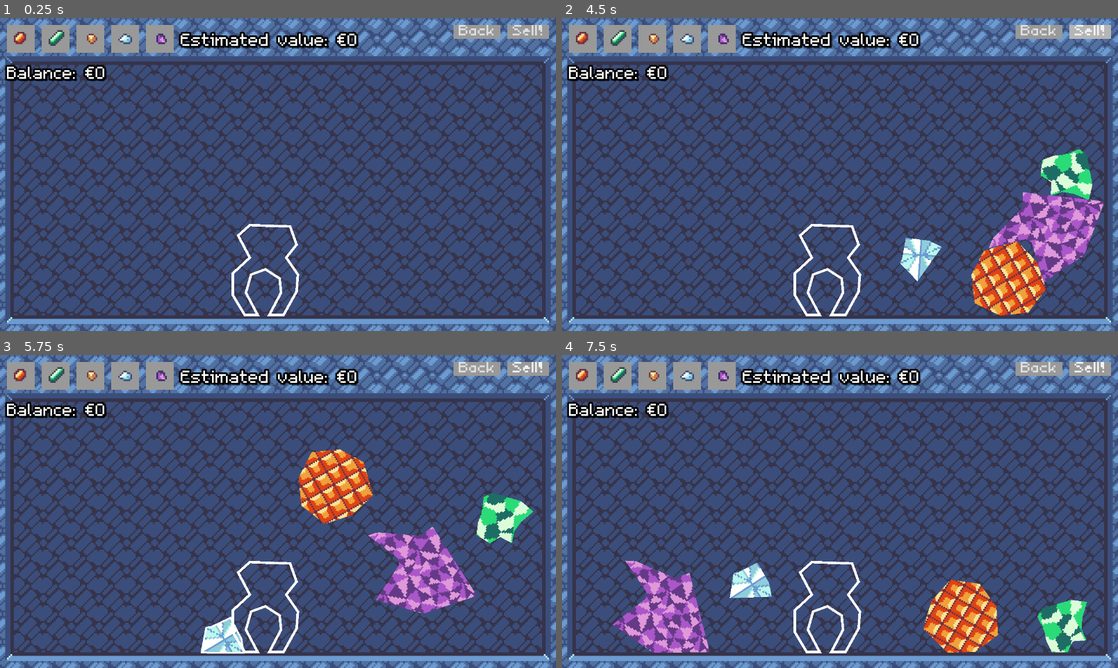
Above: before the commit, frames 1-4 (two rows, left to right).
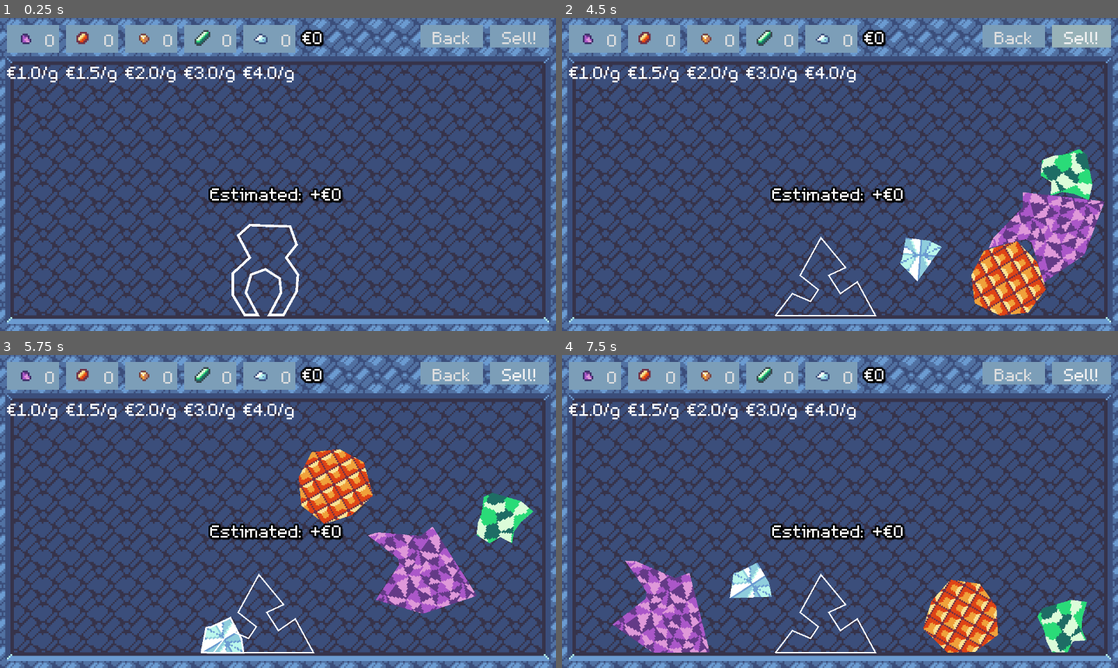
Above: after the commit, the same moments.

Repository: Ninesliced/ludumdare-57
Game: Godot game, scene res://scenes/cooking/cooking_interface.tscn
Same seed, same stepped clock (60 frames per second), same inputs: the game is played once before the commit and once after it. This scene is started directly instead of the project's main scene. The engine's default icon, where the game draws it, is replaced by a stand-in: a white triangle on a blue panel in a dark square.
Inputs (mouse positions are in pixels of both pictures, inside the frame that each line leads up to; where the layout moved, square brackets give the same spot in the first picture):
- Up to frame 1 (0.25 s): no input
- Up to frame 2 (4.5 s): click (656, 39) [584, 39] at 0.5 s; click (595, 39) [723, 39] at 1.25 s; click (773, 39) [617, 39] at 2 s; click (712, 39) [650, 39] at 2.75 s; click (828, 39) [684, 39] at 3.5 s; click "Sell!" at 4.25 s
- Up to frame 3 (5.75 s): drag from (444, 617) to (333, 442) at 5.02 s
- Up to frame 4 (7.5 s): drag from (984, 583) to (812, 574) at 5.77 s; move the mouse to (1062, 624) at 6.52 s; hold A (left) 6.53-7.25 s; hold Right mouse button (right_click) 6.53-7.25 s; click (1062, 624) at 6.67 s; drag from (784, 639) to (673, 464) at 7.27 s

The runs differ from the first frame. In frame 1, 8.8% of the frame differs, in the area x 0-99%, y 2-60%; in frame 2, 9.7%, in the area x 0-99%, y 2-96%; in frame 3, 9.6%; in frame 4, 9.7%.

Commit message:
Random shape after selling

Diff:
--- a/assets/theme.tres
+++ b/assets/theme.tres
@@ -1,6 +1,6 @@
-[gd_resource type="Theme" load_steps=7 format=3 uid="uid://dwpcpa2uaps5o"]
+[gd_resource type="Theme" load_steps=8 format=3 uid="uid://dwpcpa2uaps5o"]
 
-[ext_resource type="FontFile" uid="uid://mfhr8m3o8pcp" path="res://assets/fonts/Varnished.ttf" id="1_5x3i2"]
+[ext_resource type="FontFile" uid="uid://cjejukuqaeamy" path="res://assets/fonts/pixel.ttf" id="1_5x3i2"]
 
 [sub_resource type="StyleBoxFlat" id="StyleBoxFlat_5x3i2"]
 bg_color = Color(0.6, 0.6, 0.6, 0.603922)
@@ -8,18 +8,39 @@
 [sub_resource type="StyleBoxEmpty" id="StyleBoxEmpty_wl1kw"]
 
 [sub_resource type="StyleBoxFlat" id="StyleBoxFlat_lu33j"]
-bg_color = Color(0.71, 0.71, 0.71, 1)
+content_margin_left = 2.0
+content_margin_top = 0.0
+content_margin_right = 2.0
+content_margin_bottom = 0.0
+bg_color = Color(0.5976, 0.6996, 0.72, 1)
 
 [sub_resource type="StyleBoxFlat" id="StyleBoxFlat_wycmq"]
+content_margin_left = 2.0
+content_margin_top = 0.0
+content_margin_right = 2.0
+content_margin_bottom = 0.0
+bg_color = Color(0.486099, 0.619521, 0.720273, 1)
 
 [sub_resource type="StyleBoxFlat" id="StyleBoxFlat_x2pqw"]
-bg_color = Color(0.37, 0.37, 0.37, 1)
+content_margin_left = 2.0
+content_margin_top = 0.0
+content_margin_right = 2.0
+content_margin_bottom = 0.0
+bg_color = Color(0.3132, 0.4266, 0.54, 1)
+
+[sub_resource type="StyleBoxFlat" id="StyleBoxFlat_wl1kw"]
+content_margin_left = 4.0
+content_margin_top = 2.0
+content_margin_right = 2.0
+content_margin_bottom = 0.0
+bg_color = Color(0.1925, 0.418917, 0.55, 1)
 
 [resource]
 default_font = ExtResource("1_5x3i2")
-default_font_size = 8
+default_font_size = 16
 Button/styles/disabled = SubResource("StyleBoxFlat_5x3i2")
 Button/styles/focus = SubResource("StyleBoxEmpty_wl1kw")
 Button/styles/hover = SubResource("StyleBoxFlat_lu33j")
 Button/styles/normal = SubResource("StyleBoxFlat_wycmq")
 Button/styles/pressed = SubResource("StyleBoxFlat_x2pqw")
+TooltipPanel/styles/panel = SubResource("StyleBoxFlat_wl1kw")
--- a/scenes/cooking/cooking_interface.gd
+++ b/scenes/cooking/cooking_interface.gd
@@ -11,6 +11,30 @@
 @onready var knife_preview: Line2D = $KnifePreview
 @onready var plus_preview: Polygon2D = $PlusPreview
 @onready var minus_preview: Polygon2D = $MinusPreview
+
+var mineral_values = {
+	Inventory.Minerals.RUBY: 1.5,
+	Inventory.Minerals.EMERALD: 3.0,
+	Inventory.Minerals.TOPAZ: 2.0,
+	Inventory.Minerals.DIAMOND: 4.0,
+	Inventory.Minerals.AMETHYST: 1.0
+}
+
+@onready var mineral_buttons = {
+	Inventory.Minerals.RUBY: %AddRuby,
+	Inventory.Minerals.EMERALD: %AddEmerald,
+	Inventory.Minerals.TOPAZ: %AddTopaz,
+	Inventory.Minerals.DIAMOND: %AddDiamond,
+	Inventory.Minerals.AMETHYST: %AddAmethyst,
+}
+
+@onready var mineral_tooltips = {
+	Inventory.Minerals.RUBY: %AddRubyTooltip,
+	Inventory.Minerals.EMERALD: %AddEmeraldTooltip,
+	Inventory.Minerals.TOPAZ: %AddTopazTooltip,
+	Inventory.Minerals.DIAMOND: %AddDiamondTooltip,
+	Inventory.Minerals.AMETHYST: %AddAmethystTooltip,
+}
 
 var ingredient_prefab: PackedScene = preload("res://scenes/cooking/ingredient.tscn")
 
@@ -46,8 +70,7 @@
 	knife_preview.points = PackedVector2Array([Vector2.ZERO, Vector2.ZERO])
 
 	_load_ref_shapes()
-	_set_ref_shape(rng.randi_range(0, ref_shapes.size()-1))
-
+	set_random_ref_shape()
 
 func _connect_ingredient(ingredient: Ingredient):
 	ingredient.start_drag.connect(_on_ingredient_start_drag)
@@ -93,8 +116,7 @@
 		var mouse_pos = get_global_mouse_position()
 		knife_preview.points[1] = mouse_pos
 
-	%ScoreLabel.text = "Estimated value: €" + str(int(score))
-	%MoneyLabel.text = "Balance: €" + str(int(Global.money))
+	_update_ui()
 
 
 func _physics_process(delta):
@@ -121,15 +143,24 @@
 		ref_shapes.append(shape)
 
 func _set_ref_shape(shape_index):
-	ref_shape = ref_shapes[shape_index]
+	if ref_shape:
+		ref_shape.queue_free()
+
+	ref_shape = ref_shapes[shape_index].duplicate()
+
 	ref_shape.global_position.x = $RefShapeLoc.position.x
 	ref_shape.global_position.y = $RefShapeLoc.global_position.y + ref_shape.position.y
+	ref_shape.hide()
 
 	add_child(ref_shape)
 
-	ref_shape.hide()
 	ref_line.global_transform = ref_shape.global_transform
 	ref_line.points = ref_shape.polygon
+
+func set_random_ref_shape():
+	_set_ref_shape(rng.randi_range(0, ref_shapes.size()-1))
+
+
 
 func _calculate_shape_score():
 	highlighted_ingredients = []
@@ -152,8 +183,8 @@
 
 		var diff = Geometry2D.clip_polygons(ing_shape_translated, ref_shape_translated)
 
-		sum += Global.area_of_polygons(inter)
-		sum -= Global.area_of_polygons(diff)
+		sum += Global.area_of_polygons(inter) * mineral_values[ing.mineral_type]
+		sum -= Global.area_of_polygons(diff) * mineral_values[ing.mineral_type]
 
 		highlighted_ingredients.append(ing)
 		ing.set_outline(true)
@@ -167,7 +198,10 @@
 	_connect_ingredient(ingredient)
 
 
-func add_ingredient(mineral_type: Ingredient.MineralType):
+func add_ingredient(mineral_type: Inventory.Minerals):
+	# if Global.inventory.get_mineral(mineral_type) <= 0:
+	# 	return
+
 	var ingredient: Ingredient = ingredient_prefab.instantiate()
 	ingredient.global_transform.origin = $IngredientSpawnLoc.global_position
 
@@ -182,18 +216,30 @@
 	for ing in highlighted_ingredients:
 		ing.queue_free()
 
+	set_random_ref_shape()
+
 
 func _on_add_ruby_pressed():
-	add_ingredient(Ingredient.MineralType.RUBY)
+	add_ingredient(Inventory.Minerals.RUBY)
 
 func _on_add_emerald_pressed():
-	add_ingredient(Ingredient.MineralType.EMERALD)
+	add_ingredient(Inventory.Minerals.EMERALD)
 
 func _on_add_topaz_pressed():
-	add_ingredient(Ingredient.MineralType.TOPAZ)
+	add_ingredient(Inventory.Minerals.TOPAZ)
 
 func _on_add_diamond_pressed():
-	add_ingredient(Ingredient.MineralType.DIAMOND)
+	add_ingredient(Inventory.Minerals.DIAMOND)
 
 func _on_add_amethyst_pressed():
-	add_ingredient(Ingredient.MineralType.AMETHYST)
+	add_ingredient(Inventory.Minerals.AMETHYST)
+
+
+func _update_ui():
+	for mineral in Inventory.Minerals.values():
+		mineral_buttons[mineral].text = str(Global.inventory.get_mineral(mineral))
+		mineral_buttons[mineral].tooltip_text = "{0}".format([str(Inventory.Minerals.keys()[mineral])])
+		mineral_tooltips[mineral].text = "€{0}/g".format([mineral_values[mineral]])
+
+	%ScoreLabel.text = "Estimated: +€" + str(int(score))
+	%MoneyLabel.text = "€" + str(int(Global.money))
--- a/scenes/cooking/cooking_interface.tscn
+++ b/scenes/cooking/cooking_interface.tscn
@@ -83,6 +83,16 @@
 z_index = 185
 color = Color(0.62, 0, 0, 0.54902)
 
+[node name="ScoreLabel" type="Label" parent="."]
+unique_name_in_owner = true
+offset_left = 3.0
+offset_top = 94.0
+offset_right = 315.0
+offset_bottom = 107.0
+label_settings = SubResource("LabelSettings_h8q77")
+horizontal_alignment = 1
+vertical_alignment = 1
+
 [node name="CanvasLayer" type="CanvasLayer" parent="."]
 
 [node name="MarginContainer" type="MarginContainer" parent="CanvasLayer"]
@@ -102,44 +112,85 @@
 layout_mode = 2
 size_flags_vertical = 0
 
-[node name="AddRuby" type="Button" parent="CanvasLayer/MarginContainer/VBoxContainer3/VBoxContainer"]
-layout_mode = 2
-theme = ExtResource("3_vpk3n")
+[node name="VBoxContainer5" type="VBoxContainer" parent="CanvasLayer/MarginContainer/VBoxContainer3/VBoxContainer"]
+layout_mode = 2
+
+[node name="AddAmethyst" type="Button" parent="CanvasLayer/MarginContainer/VBoxContainer3/VBoxContainer/VBoxContainer5"]
+unique_name_in_owner = true
+layout_mode = 2
+theme = ExtResource("3_vpk3n")
+icon = ExtResource("8_uoswy")
+
+[node name="AddAmethystTooltip" type="Label" parent="CanvasLayer/MarginContainer/VBoxContainer3/VBoxContainer/VBoxContainer5"]
+unique_name_in_owner = true
+layout_mode = 2
+text = "€1/g"
+
+[node name="VBoxContainer" type="VBoxContainer" parent="CanvasLayer/MarginContainer/VBoxContainer3/VBoxContainer"]
+layout_mode = 2
+
+[node name="AddRuby" type="Button" parent="CanvasLayer/MarginContainer/VBoxContainer3/VBoxContainer/VBoxContainer"]
+unique_name_in_owner = true
+layout_mode = 2
+theme = ExtResource("3_vpk3n")
+text = "0"
 icon = ExtResource("4_e78jm")
 
-[node name="AddEmerald" type="Button" parent="CanvasLayer/MarginContainer/VBoxContainer3/VBoxContainer"]
+[node name="AddRubyTooltip" type="Label" parent="CanvasLayer/MarginContainer/VBoxContainer3/VBoxContainer/VBoxContainer"]
+unique_name_in_owner = true
+layout_mode = 2
+text = "€1/g"
+
+[node name="VBoxContainer3" type="VBoxContainer" parent="CanvasLayer/MarginContainer/VBoxContainer3/VBoxContainer"]
+layout_mode = 2
+
+[node name="AddTopaz" type="Button" parent="CanvasLayer/MarginContainer/VBoxContainer3/VBoxContainer/VBoxContainer3"]
+unique_name_in_owner = true
+layout_mode = 2
+theme = ExtResource("3_vpk3n")
+icon = ExtResource("6_0544a")
+
+[node name="AddTopazTooltip" type="Label" parent="CanvasLayer/MarginContainer/VBoxContainer3/VBoxContainer/VBoxContainer3"]
+unique_name_in_owner = true
+layout_mode = 2
+text = "€1/g"
+
+[node name="VBoxContainer2" type="VBoxContainer" parent="CanvasLayer/MarginContainer/VBoxContainer3/VBoxContainer"]
+layout_mode = 2
+
+[node name="AddEmerald" type="Button" parent="CanvasLayer/MarginContainer/VBoxContainer3/VBoxContainer/VBoxContainer2"]
+unique_name_in_owner = true
 layout_mode = 2
 theme = ExtResource("3_vpk3n")
 icon = ExtResource("5_h8q77")
 
-[node name="AddTopaz" type="Button" parent="CanvasLayer/MarginContainer/VBoxContainer3/VBoxContainer"]
-layout_mode = 2
-theme = ExtResource("3_vpk3n")
-icon = ExtResource("6_0544a")
-
-[node name="AddDiamond" type="Button" parent="CanvasLayer/MarginContainer/VBoxContainer3/VBoxContainer"]
+[node name="AddEmeraldTooltip" type="Label" parent="CanvasLayer/MarginContainer/VBoxContainer3/VBoxContainer/VBoxContainer2"]
+unique_name_in_owner = true
+layout_mode = 2
+text = "€1/g"
+
+[node name="VBoxContainer4" type="VBoxContainer" parent="CanvasLayer/MarginContainer/VBoxContainer3/VBoxContainer"]
+layout_mode = 2
+
+[node name="AddDiamond" type="Button" parent="CanvasLayer/MarginContainer/VBoxContainer3/VBoxContainer/VBoxContainer4"]
+unique_name_in_owner = true
 layout_mode = 2
 theme = ExtResource("3_vpk3n")
 icon = ExtResource("7_461ev")
 
-[node name="AddAmethyst" type="Button" parent="CanvasLayer/MarginContainer/VBoxContainer3/VBoxContainer"]
-layout_mode = 2
-theme = ExtResource("3_vpk3n")
-icon = ExtResource("8_uoswy")
-
-[node name="ScoreLabel" type="Label" parent="CanvasLayer/MarginContainer/VBoxContainer3/VBoxContainer"]
-unique_name_in_owner = true
-layout_mode = 2
+[node name="AddDiamondTooltip" type="Label" parent="CanvasLayer/MarginContainer/VBoxContainer3/VBoxContainer/VBoxContainer4"]
+unique_name_in_owner = true
+layout_mode = 2
+text = "€1/g"
+
+[node name="MoneyLabel" type="Label" parent="CanvasLayer/MarginContainer/VBoxContainer3/VBoxContainer"]
+unique_name_in_owner = true
+layout_mode = 2
+size_flags_horizontal = 0
+size_flags_vertical = 0
 label_settings = SubResource("LabelSettings_h8q77")
 vertical_alignment = 1
 
-[node name="MoneyLabel" type="Label" parent="CanvasLayer/MarginContainer/VBoxContainer3"]
-unique_name_in_owner = true
-layout_mode = 2
-size_flags_horizontal = 0
-label_settings = SubResource("LabelSettings_h8q77")
-vertical_alignment = 1
-
 [node name="VBoxContainer2" type="HBoxContainer" parent="CanvasLayer/MarginContainer"]
 layout_mode = 2
 size_flags_horizontal = 8
@@ -157,9 +208,9 @@
 
 [connection signal="end_slicing" from="." to="." method="_on_end_slicing"]
 [connection signal="start_slicing" from="." to="." method="_on_start_slicing"]
-[connection signal="pressed" from="CanvasLayer/MarginContainer/VBoxContainer3/VBoxContainer/AddRuby" to="." method="_on_add_ruby_pressed"]
-[connection signal="pressed" from="CanvasLayer/MarginContainer/VBoxContainer3/VBoxContainer/AddEmerald" to="." method="_on_add_emerald_pressed"]
-[connection signal="pressed" from="CanvasLayer/MarginContainer/VBoxContainer3/VBoxContainer/AddTopaz" to="." method="_on_add_topaz_pressed"]
-[connection signal="pressed" from="CanvasLayer/MarginContainer/VBoxContainer3/VBoxContainer/AddDiamond" to="." method="_on_add_diamond_pressed"]
-[connection signal="pressed" from="CanvasLayer/MarginContainer/VBoxContainer3/VBoxContainer/AddAmethyst" to="." method="_on_add_amethyst_pressed"]
+[connection signal="pressed" from="CanvasLayer/MarginContainer/VBoxContainer3/VBoxContainer/VBoxContainer5/AddAmethyst" to="." method="_on_add_amethyst_pressed"]
+[connection signal="pressed" from="CanvasLayer/MarginContainer/VBoxContainer3/VBoxContainer/VBoxContainer/AddRuby" to="." method="_on_add_ruby_pressed"]
+[connection signal="pressed" from="CanvasLayer/MarginContainer/VBoxContainer3/VBoxContainer/VBoxContainer3/AddTopaz" to="." method="_on_add_topaz_pressed"]
+[connection signal="pressed" from="CanvasLayer/MarginContainer/VBoxContainer3/VBoxContainer/VBoxContainer2/AddEmerald" to="." method="_on_add_emerald_pressed"]
+[connection signal="pressed" from="CanvasLayer/MarginContainer/VBoxContainer3/VBoxContainer/VBoxContainer4/AddDiamond" to="." method="_on_add_diamond_pressed"]
 [connection signal="pressed" from="CanvasLayer/MarginContainer/VBoxContainer2/Sell" to="." method="_on_sell_pressed"]
--- a/scenes/cooking/ingredient.gd
+++ b/scenes/cooking/ingredient.gd
@@ -3,14 +3,6 @@
 
 signal start_drag(ingredient: Node2D)
 signal end_drag(ingredient: Node2D)
-
-enum MineralType {
-	RUBY,
-	EMERALD,
-	TOPAZ,
-	DIAMOND,
-	AMETHYST
-}
 
 @export var drag_spring_force := 30000
 @export var texture: Texture2D:
@@ -31,7 +23,7 @@
 @onready var collision_shape: CollisionPolygon2D = $CollisionPolygon2D
 @onready var outline: Line2D = $Outline
 
-var mineral_type: MineralType
+var mineral_type: Inventory.Minerals
 
 var dragged := false
 var drag_offset := Vector2.ZERO
@@ -159,53 +151,53 @@
 	queue_free()
 
 
-func set_mineral_type(_mineral_type: MineralType):
+func set_mineral_type(_mineral_type: Inventory.Minerals):
 	mineral_type = _mineral_type
 
-	if _mineral_type == MineralType.RUBY:
+	if _mineral_type == Inventory.Minerals.RUBY:
 		texture = texture_ruby
 
-	if _mineral_type == MineralType.EMERALD:
+	if _mineral_type == Inventory.Minerals.EMERALD:
 		texture = texture_emerald
 
-	if _mineral_type == MineralType.TOPAZ:
+	if _mineral_type == Inventory.Minerals.TOPAZ:
 		texture = texture_topaz
 
-	if _mineral_type == MineralType.DIAMOND:
+	if _mineral_type == Inventory.Minerals.DIAMOND:
 		texture = texture_diamond
 
-	if _mineral_type == MineralType.AMETHYST:
+	if _mineral_type == Inventory.Minerals.AMETHYST:
 		texture = texture_amethyst
 
 
-func generate_type(_mineral_type: MineralType):
+func generate_type(_mineral_type: Inventory.Minerals):
 	set_mineral_type(_mineral_type)
 
-	if _mineral_type == MineralType.RUBY:
+	if _mineral_type == Inventory.Minerals.RUBY:
 		min_angle_step = TAU/8 - 0.03
 		max_angle_step = TAU/8 - 0.01
 		min_radius = 20
 		max_radius = 24
 
-	if _mineral_type == MineralType.EMERALD:
+	if _mineral_type == Inventory.Minerals.EMERALD:
 		min_angle_step = TAU*0.05
 		max_angle_step = TAU*0.1
 		min_radius = 10
 		max_radius = 20
 
-	if _mineral_type == MineralType.TOPAZ:
+	if _mineral_type == Inventory.Minerals.TOPAZ:
 		min_angle_step = TAU/6-0.01
 		max_angle_step = TAU/6-0.01
 		min_radius = 15
 		max_radius = 17
 
-	if _mineral_type == MineralType.DIAMOND:
+	if _mineral_type == Inventory.Minerals.DIAMOND:
 		min_angle_step = TAU*0.02
 		max_angle_step = TAU*0.2
 		min_radius = 10
 		max_radius = 15
 
-	if _mineral_type == MineralType.AMETHYST:
+	if _mineral_type == Inventory.Minerals.AMETHYST:
 		min_angle_step = TAU*0.01
 		max_angle_step = TAU*0.2
 		min_radius = 10
--- a/scenes/entities/player/player.tscn
+++ b/scenes/entities/player/player.tscn
@@ -13,7 +13,6 @@
 [ext_resource type="Script" uid="uid://j8o233wa8k7s" path="res://scenes/entities/player/states/grounded.gd" id="7_ovg4i"]
 [ext_resource type="Script" uid="uid://bbtpx3uely5l6" path="res://scenes/entities/player/grounded_detector.gd" id="9_5sj0x"]
 [ext_resource type="PackedScene" path="res://scenes/entities/player/components/stamina_component.tscn" id="11_7wli1"]
-[ext_resource type="Texture2D" uid="uid://bv62lum38cnu7" path="res://assets/images/particle/form/circle_32.png" id="12_j0oqr"]
 
 [sub_resource type="AtlasTexture" id="AtlasTexture_r4dfn"]
 atlas = ExtResource("2_r4dfn")
--- a/scenes/inventory/inventory.gd
+++ b/scenes/inventory/inventory.gd
@@ -21,6 +21,13 @@
 	Minerals.AMETHYST: 0
 }
 
+func get_mineral(mineral: Minerals) -> int:
+	if mineral in minerals:
+		return minerals[mineral]
+
+	push_error("Invalid mineral type.")
+	return 0
+
 func add_mineral(mineral: Minerals, amount: int) -> void:
 	if mineral in minerals:
 		minerals[mineral] += amount
Not shown: 1 places in scenes/cooking/ref_shapes.tscn that only renumber resources
Not shown: 1 places in scenes/entities/player/player.tscn that only renumber resources
